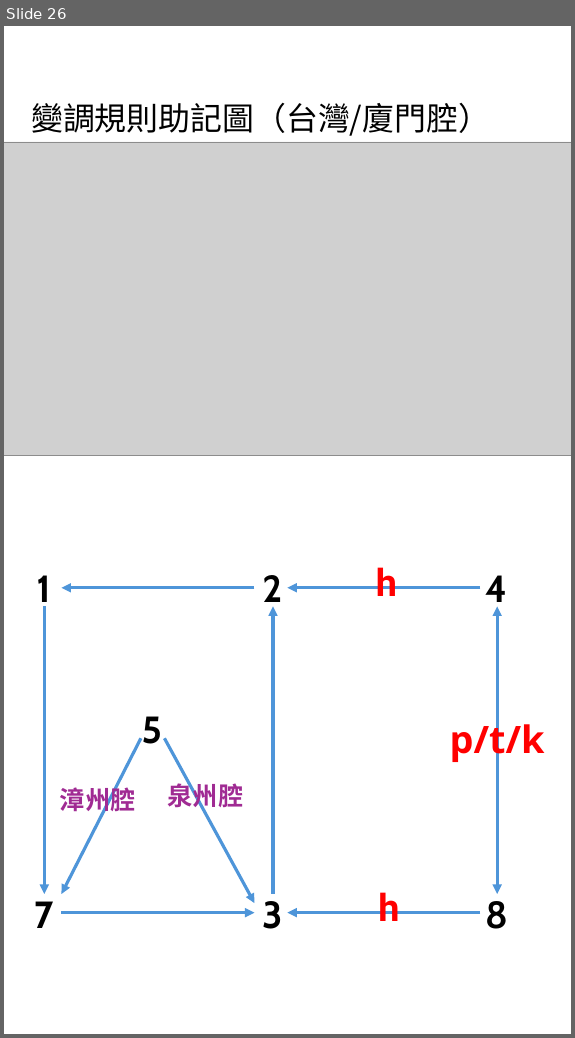
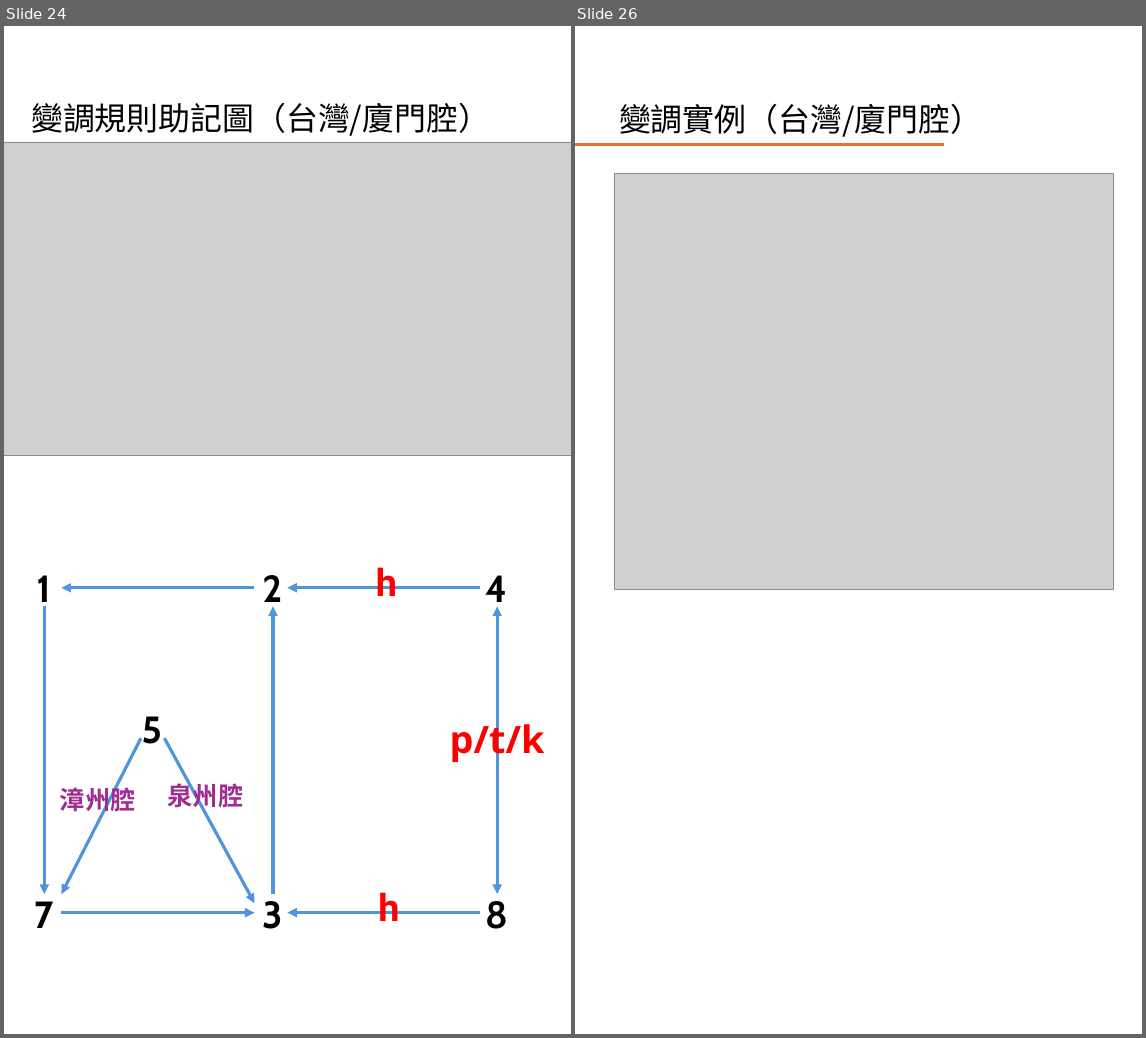
Before and after one commit to AlanJui/Piau-Im, a slide deck: Documents/十五音教材/閩南語之四聲八調與變調規則.pptx. Shown side by side, each under a label of ours: slide 26 before the commit, slides 24 and 26 after it; the slides between them are not shown. The pictures are 575x1038 and 1146x1038 pixels, drawn with LibreOffice and Linux fonts; fonts in the diff are those of the drawing; grey boxes stand for pictures. Boxes give left, top, right and bottom in pixels: in the first picture for what was removed or moved away, otherwise in the second. Text is boxed around its words. In the diff, an @@ line names an element or a change of style, - is before the commit and + after.

```diff
--- a/Documents/十五音教材/閩南語之四聲八調與變調規則.pptx
+++ b/Documents/十五音教材/閩南語之四聲八調與變調規則.pptx
@@ slide 26 added at (575,26,1142,1034), background #FFFFFF; not listed: 1 template element that a slide beside it also shows @@
@@ title added at (619,104,982,137), 30.4 pt, text #000000 @@
+變調實例（台灣/廈門腔）
@@ picture added at (614,173,1113,590) @@
@@ what was slide 26 is now slide 24 @@
```
Also in this commit, not shown: 8 slides changed, 1 other slide added, 3 slides removed, 25 other files.
